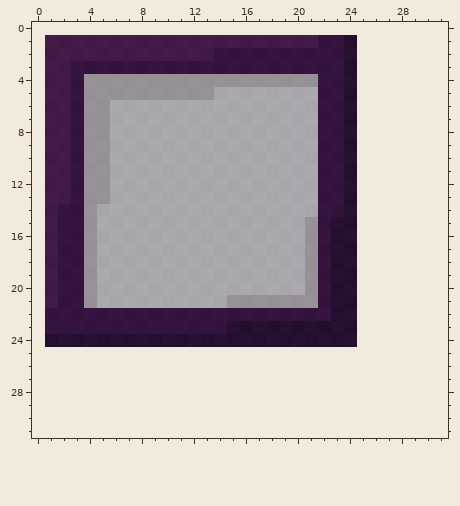
A pixel-art file gets an edit: Hit Mask Change/Assets/GUI/abilities/AbltHolder.ase. Above: the version before the commit.
24x24 pixels, 1 frame. The old version is drawn lined up with the new one, on the new canvas.
New version:
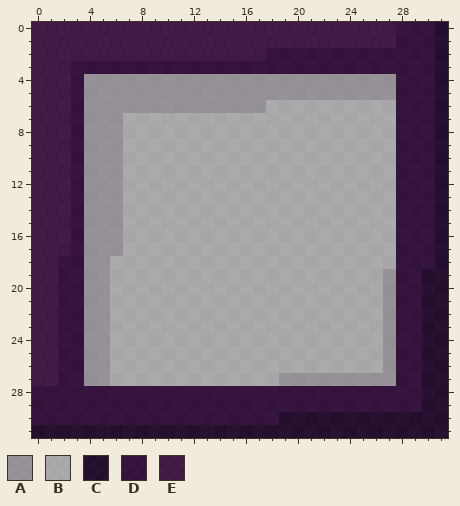
Palette (. is transparent): A #aba4aacd  B #c2c1c2cd  C #1e0329cd  D #31093bcd  E #411145cd
Edits made:
canvas 24x24 -> 32x32, the old top-left corner now at 1,1
The author put colour A in rows 4 to 5 at x 25 to 27; in rows 19 to 24 at x 27; in rows 25 to 26 at x 4 to 5 and 27; in row 27 at x 4 to 5 and 19 to 27.
Colour B becomes colour A in row 5 at x 14 to 21; in row 6 at x 6 to 17; in rows 7 to 13 at x 6; in rows 14 to 17 at x 5 to 6; in rows 18 to 21 at x 5.
Colour C becomes colour A in rows 4 to 5 at x 24; in row 24 at x 4 to 5.
Colour D becomes colour A in rows 4 to 5 at x 22 to 23; in rows 22 to 23 at x 4 to 5.
The author put colour B in rows 6 to 18 at x 25 to 27; in rows 19 to 24 at x 25 to 26; in rows 25 to 26 at x 6 to 26; in row 27 at x 6 to 18.
Colour A becomes colour B in rows 15 to 20 at x 21; in row 21 at x 15 to 21.
Colour C becomes colour B in rows 6 to 14 at x 24; in rows 15 to 22 at x 23 to 24; in row 23 at x 15 to 24; in row 24 at x 6 to 24.
Colour D becomes colour B in rows 6 to 14 at x 22 to 23; in rows 15 to 21 at x 22; in row 22 at x 6 to 22; in row 23 at x 6 to 14.
The author put colour C in rows 0 to 18 at x 31; in rows 19 to 29 at x 30 to 31; in row 30 at x 19 to 31; in row 31 at x 0 to 31.
The author put colour D in rows 0 to 1 at x 28 to 30; in rows 2 to 3 at x 25 to 30; in rows 4 to 18 at x 28 to 30; in rows 19 to 24 at x 28 to 29; in rows 25 to 27 at x 2 to 3 and 28 to 29; in rows 28 to 29 at x 0 to 29.
The author put colour D in row 30 at x 0 to 18.
Colour C becomes colour D in rows 2 to 3 at x 24; in row 24 at x 2 to 3.
The author put colour E in row 0 at x 0 to 27; in row 1 at x 0 and 25 to 27; in rows 2 to 24 at x 0; in rows 25 to 27 at x 0 to 1.
Colour C becomes colour E in row 1 at x 24; in row 24 at x 1.
Colour D becomes colour E in row 1 at x 22 to 23; in row 2 at x 14 to 17; in rows 14 to 17 at x 2; in rows 22 to 23 at x 1.
Boxes around the changes in both pictures, in picture pixels (x1, y1, x2, y2):
changed: (32, 22, 448, 438)
